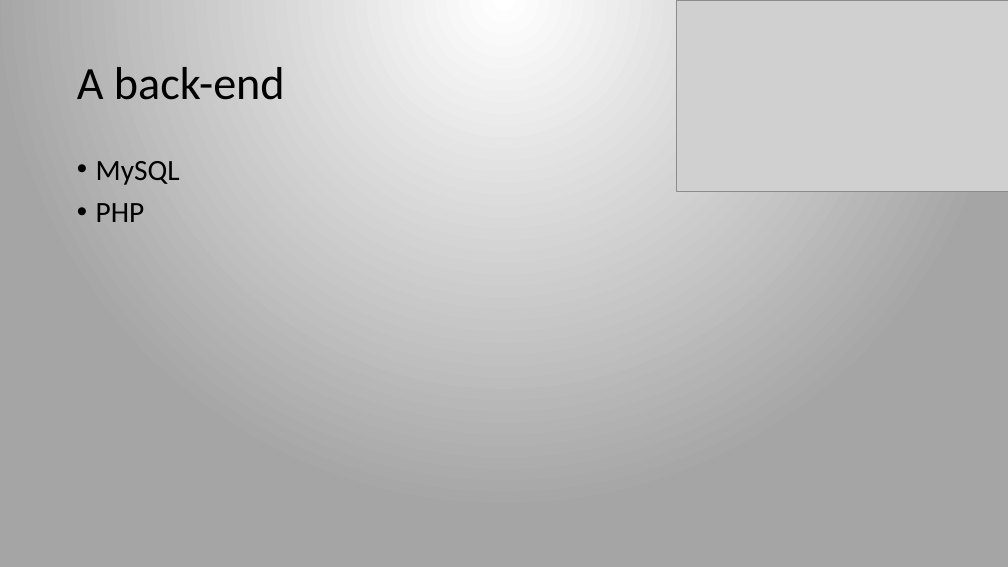
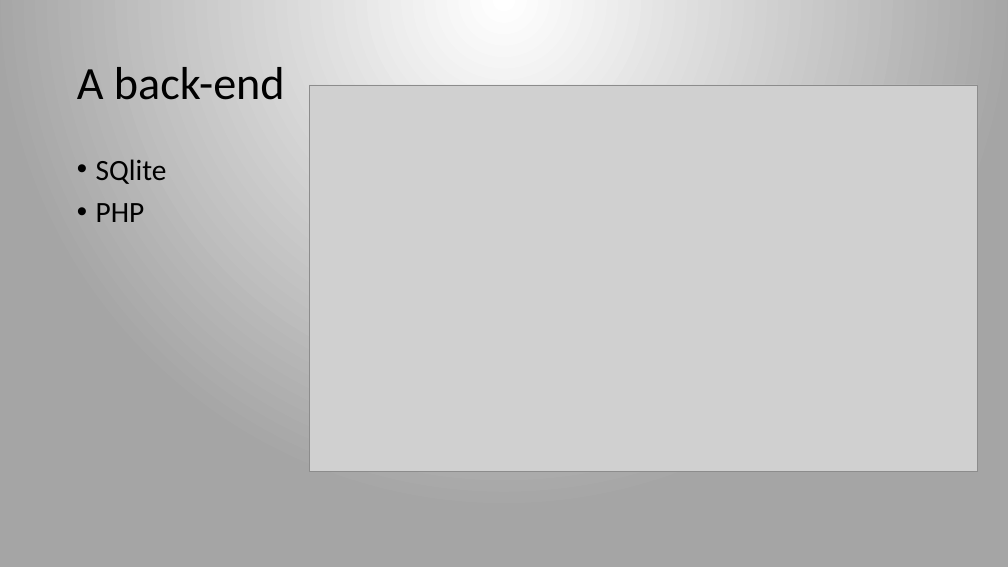
Before and after one commit to ZSzabolcs/KandoProjekt12.A, a slide deck: slide 6 of prezentacio/Magyar Földeken.pptx. Drawn at 1008x567 pixels with LibreOffice and Linux fonts; fonts in the diff are those of the drawing; grey boxes stand for pictures. Boxes give left, top, right and bottom in pixels: in the first picture for what was removed or moved away, otherwise in the second. Text is boxed around its words. In the diff, an @@ line names an element or a change of style, - is before the commit and + after.

```diff
--- a/prezentacio/Magyar Földeken.pptx
+++ b/prezentacio/Magyar Földeken.pptx
@@ picture: place and size @@
-picture at [677, 0, 1008, 191]
+picture at [309, 85, 978, 471]
@@ text at [96, 159, 167, 184]: text changed @@
-• MySQL
+• SQlite
```
Also in this commit, not shown: 3 other slides changed.
